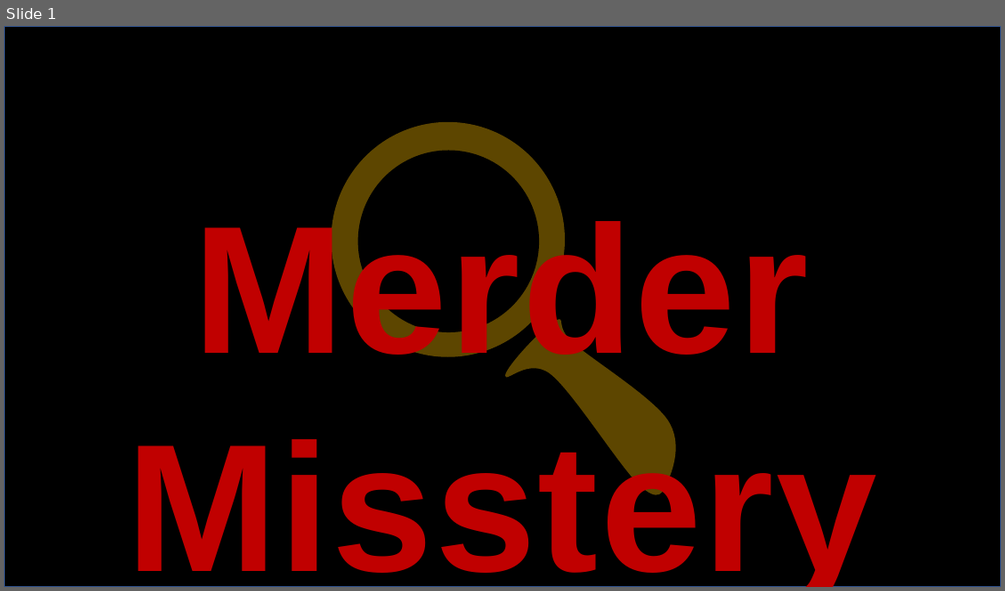
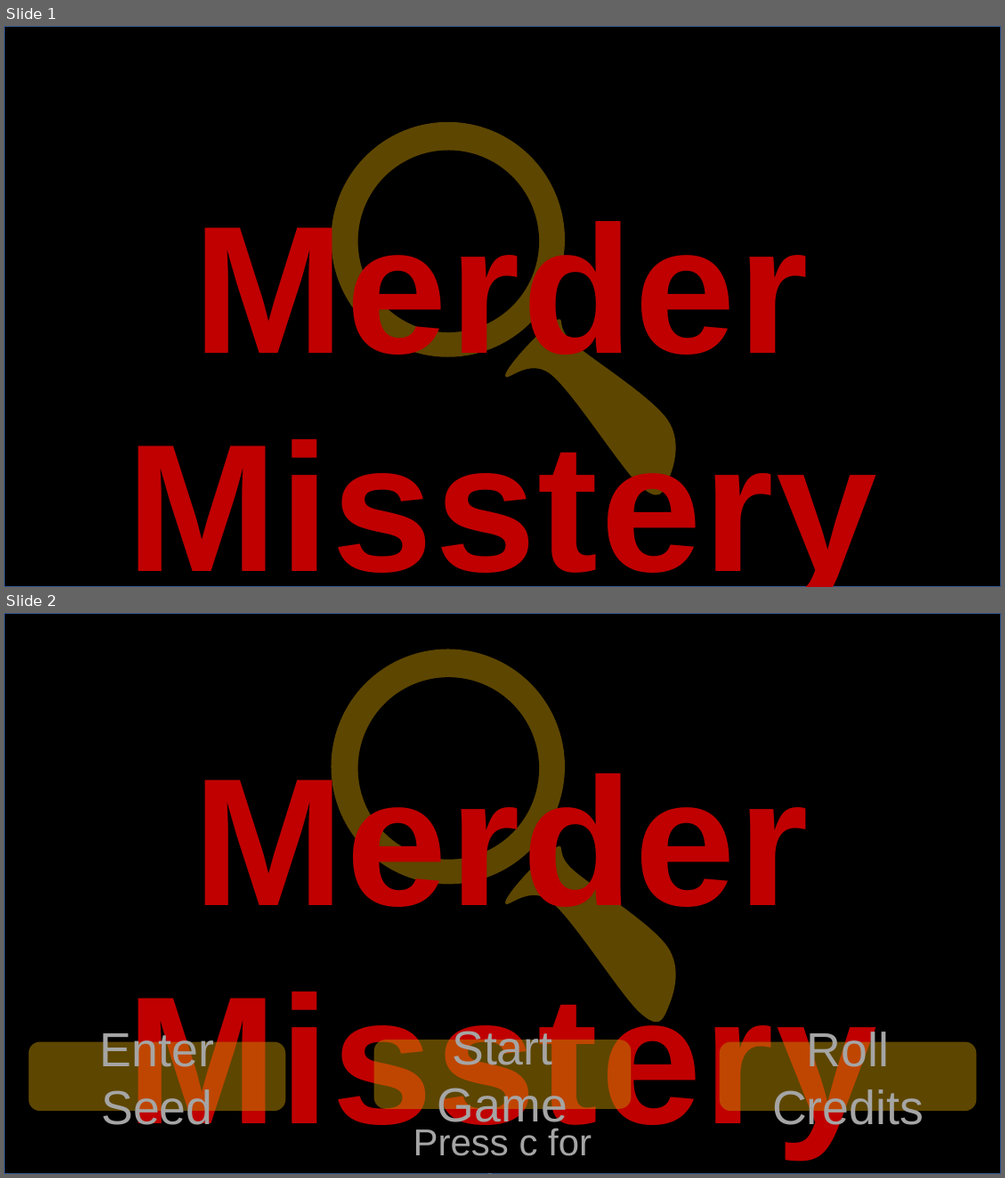
Before and after one commit to GrahamZugPitt/MerderMisstery, a slide deck: Art/Logo/Logo.pptx. Shown one above the other, each under a label of ours: slide 1 before the commit, slides 1 and 2 after it. The pictures are 1005x591 and 1005x1178 pixels, drawn with LibreOffice and Linux fonts; fonts in the diff are those of the drawing. Boxes give left, top, right and bottom in pixels: in the first picture for what was removed or moved away, otherwise in the second. Text is boxed around its words. In the diff, an @@ line names an element or a change of style, - is before the commit and + after.

Commit message:
Updated start screen and loading images (buttons not yet implemented)

```diff
--- a/Art/Logo/Logo.pptx
+++ b/Art/Logo/Logo.pptx
@@ slide 2 added at (4, 613, 1001, 1174), background #FFFFFF @@
@@ group added at (4, 613, 1001, 1174): 3 rounded rectangles, 2 ellipses, 2 texts, 1 rectangle, 1 freeform shape @@
+Merder Misstery
+Start Game
+Press c for chat
+Enter Seed
+Roll Credits
```
Also in this commit, not shown: 1 other slide added, 4 other files.
